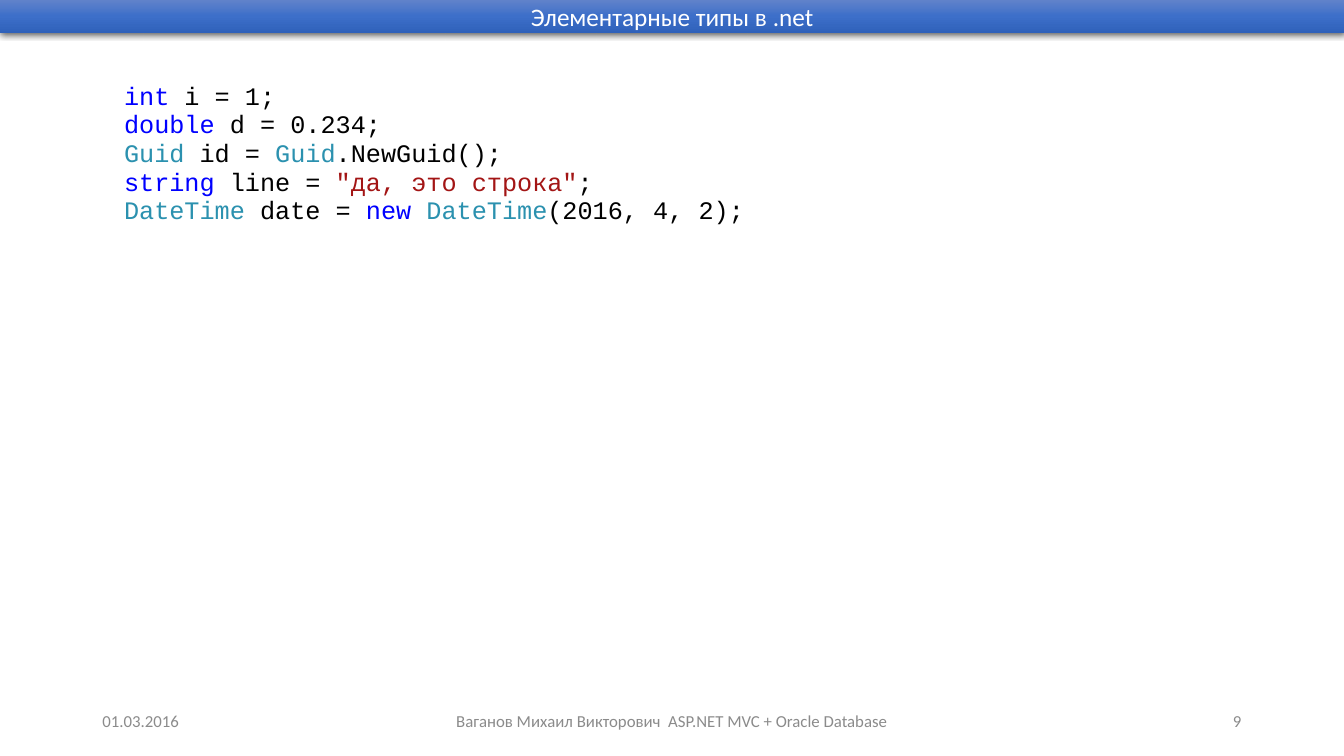
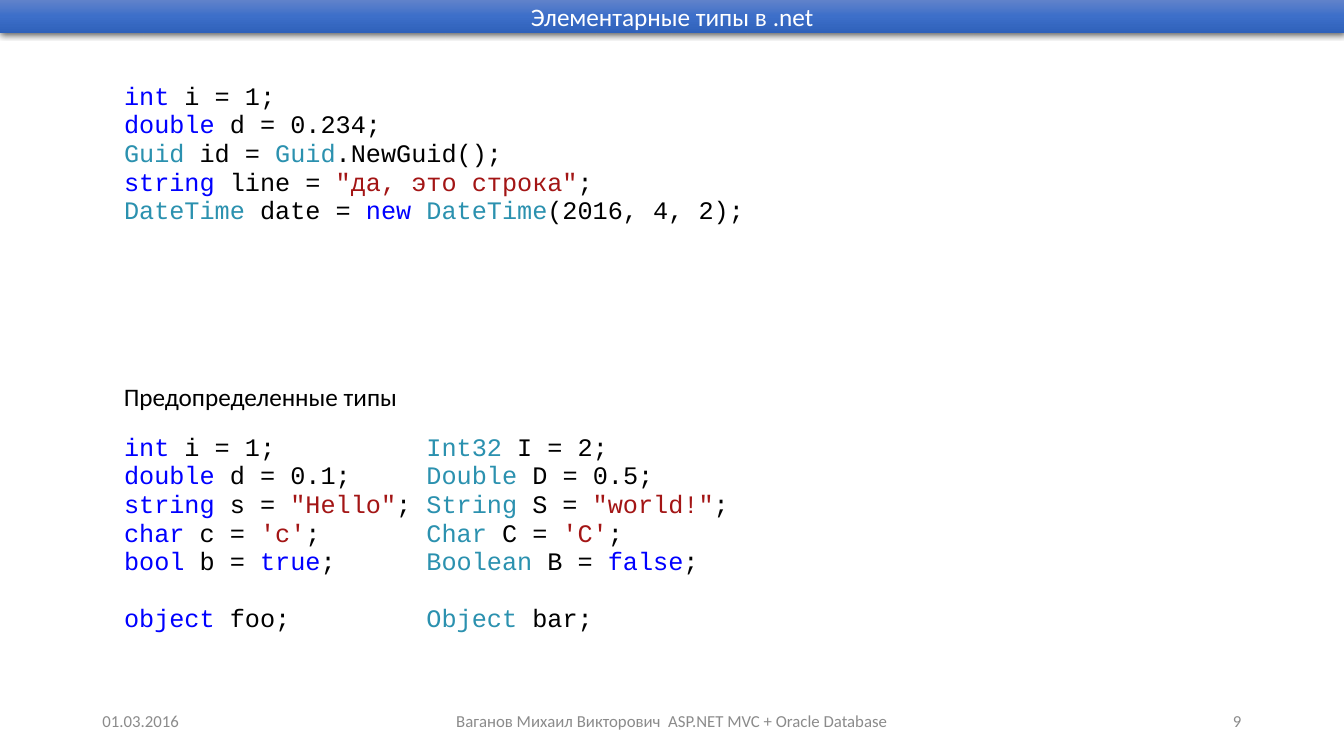
Before and after one commit to Mikhail-Vaganov/psu-applicants, a slide deck: slide 9 of Presentations/Занятие 1.pptx. Drawn at 1344x756 pixels with LibreOffice and Linux fonts; fonts in the diff are those of the drawing. Boxes give left, top, right and bottom in pixels: in the first picture for what was removed or moved away, otherwise in the second. Text is boxed around its words. In the diff, an @@ line names an element or a change of style, - is before the commit and + after.

```diff
--- a/Presentations/Занятие 1.pptx
+++ b/Presentations/Занятие 1.pptx
@@ text added at (124, 389, 397, 410), 18 pt, text #000000 @@
+Предопределенные типы
@@ table added at (114, 431, 839, 694), 2 rows, 1 columns @@
+int i = 1; Int32 I = 2; / double d = 0.1; Double D = 0.5; / string s = "Hello"; String S = "world!"; / char c = 'c'; Char C = 'C'; / bool b = true; Boolean B = false; / object foo; Object bar;
+
```
Also in this commit, not shown: 6 other slides changed, 1 slide added, 17 slides removed, 4 other files.
